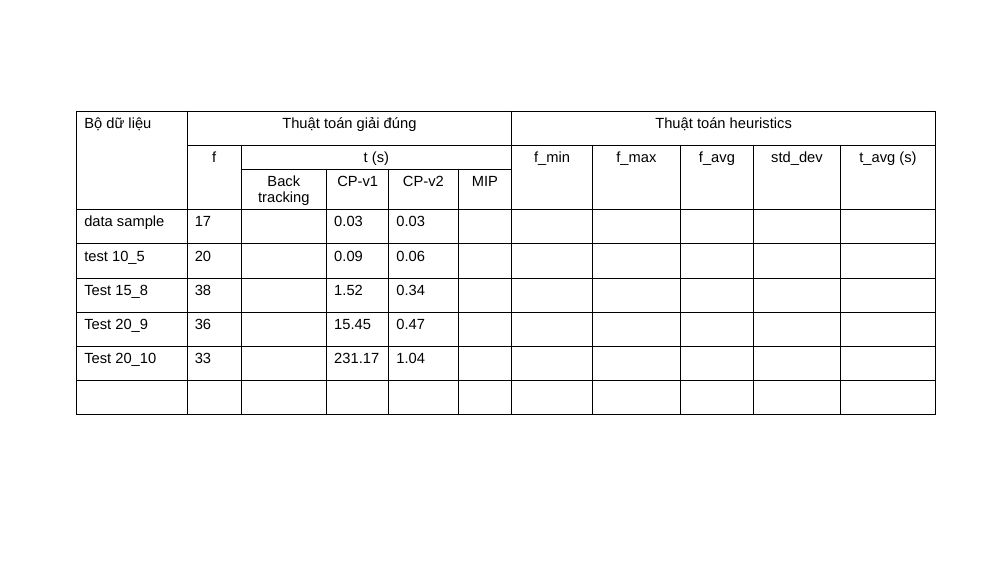
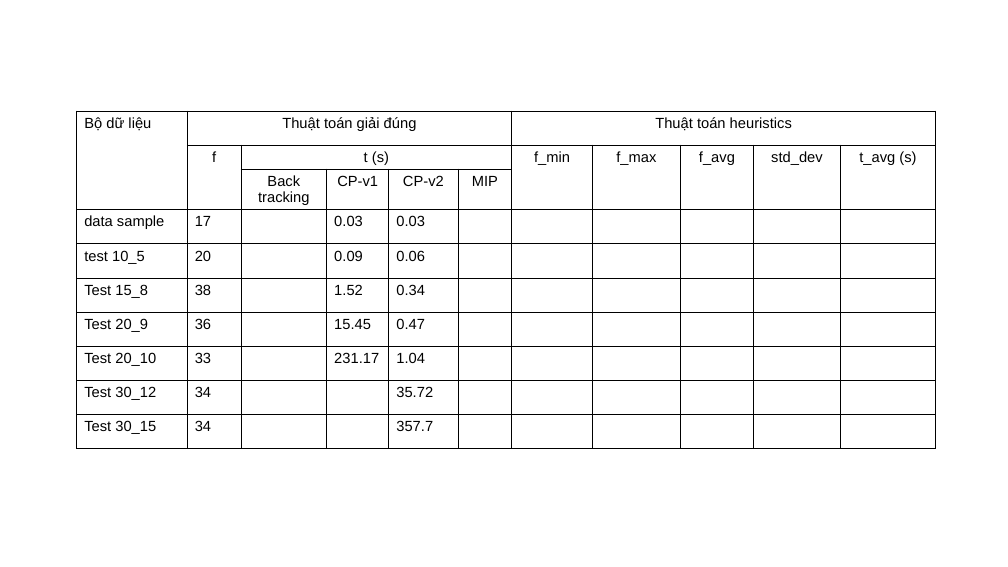
Before and after one commit to doflamingo0/Planning_Optimization, a slide deck: slide 11 of project (1).pptx. Drawn at 1008x567 pixels with LibreOffice and Linux fonts; fonts in the diff are those of the drawing. Boxes give left, top, right and bottom in pixels: in the first picture for what was removed or moved away, otherwise in the second. Text is boxed around its words. In the diff, an @@ line names an element or a change of style, - is before the commit and + after.

Commit message:
update slide

```diff
--- a/project (1).pptx
+++ b/project (1).pptx
@@ table at (77,111,936,452) @@
-row 9:  |  |  |  |  |  |  |  |  |  | 
+row 9: Test 30_12 | 34 |  |  | 35.72 |  |  |  |  |  | 
+row 10: Test 30_15 | 34 |  |  | 357.7 |  |  |  |  |  | 
```
Also in this commit, not shown: 1 other file.
